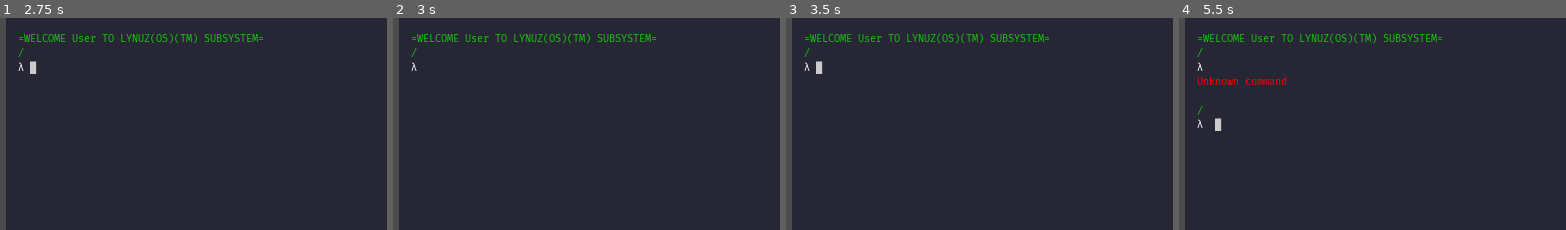
Above: before the commit, frames 1-4 (left to right).
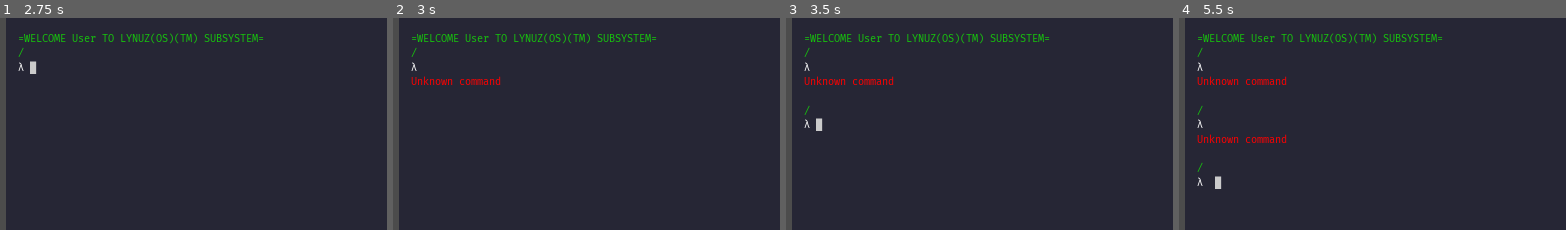
Above: after the commit, the same moments.

Repository: panorb/ludum-dare-48
Game: Godot game, scene res://Shell/PlayerShell.tscn
Same seed, same stepped clock (60 frames per second), same inputs: the game is played once before the commit and once after it.
Inputs:
- Up to frame 1 (2.75 s): tap Enter at 0.5 s; hold Up 0.53-1.28 s; tap Space at 1.25 s; hold Down 1.28-2.03 s; hold Up from 2.03 s (still down)
- Up to frame 2 (3 s): keep holding Up; tap Enter at 2.75 s
- Up to frame 3 (3.5 s): keep holding Up
- Up to frame 4 (5.5 s): tap Space at 3.5, 5 s; release Up at 3.53 s; hold Down from 3.53 s (still down); tap Enter at 4.25 s
The pictures show only the part of the screen within x 0-50%, y 7-57%; the shares and areas given below are measured in that part.

Frame 1 is identical in both runs. In frame 2, 0.4% of the frame differs, in the area x 4-28%, y 27-32%; in frame 3, 0.7%, in the area x 4-28%, y 20-54%; in frame 4, 0.7%.

Commit message:
Fixed issue with enter TextEdit cutoff & removed tabs

Diff:
--- a/godot/Shell/player-shell.gd
+++ b/godot/Shell/player-shell.gd
@@ -25,8 +25,12 @@
 
 
 func _on_TextEdit_text_changed():
+	if "\t" in text_edit.text:
+		text_edit.text = text_edit.text.replace("\t", "")
+		_update_textedit()
+
 	if "\n" in text_edit.text:
-		current_command = text_edit.text.split("\n")[0]
+		current_command = text_edit.text.replace("\n", "")
 		keystroke("enter")
 		_update_textedit()
 	else:
@@ -34,4 +38,5 @@
 
 
 func _on_TextEdit_cursor_changed():
-	cursor_index = text_edit.cursor_get_column()
+	if not "\t" in text_edit.text:
+		cursor_index = text_edit.cursor_get_column()
